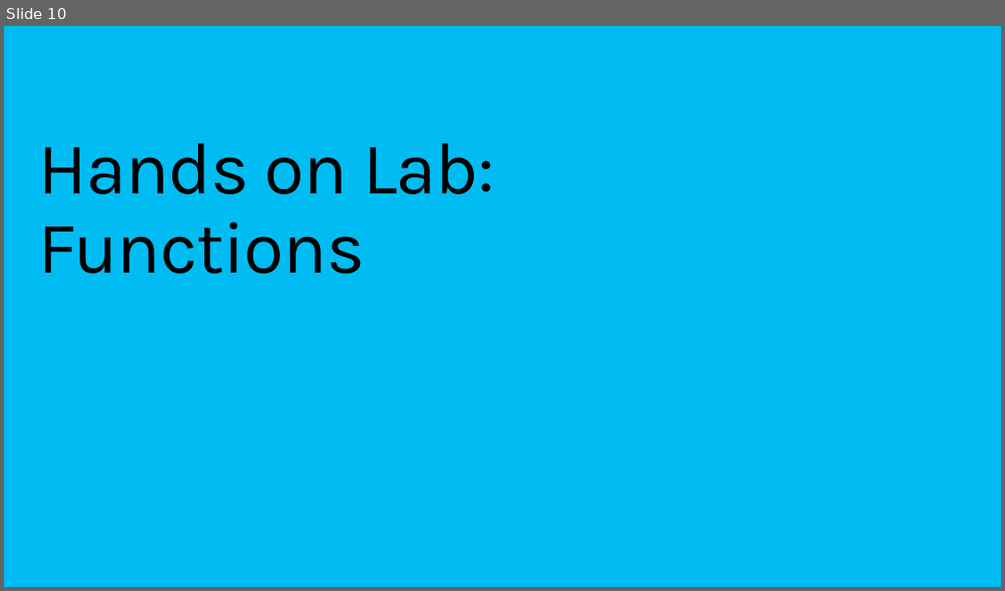
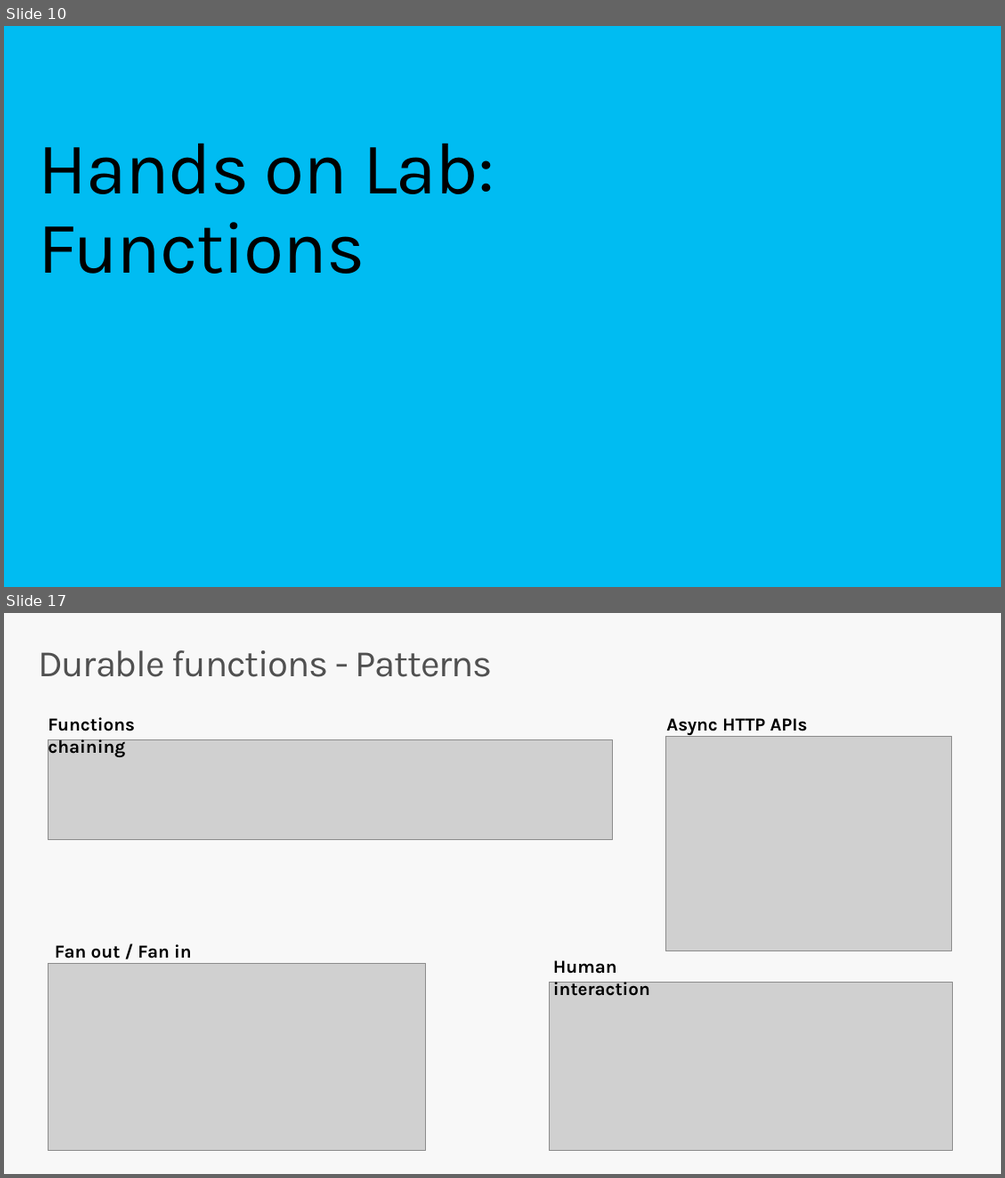
Before and after one commit to codingwithsasquatch/serverless_ninjas_workshop, a slide deck: 2-Functions_Overview/Serverless_Workshop-Functions_Overview.pptx. Shown one above the other, each under a label of ours: slide 10 before the commit, slides 10 and 17 after it; the slides between them are not shown. The pictures are 1005x591 and 1005x1178 pixels, drawn with LibreOffice and Linux fonts; fonts in the diff are those of the drawing; grey boxes stand for pictures. Boxes give left, top, right and bottom in pixels: in the first picture for what was removed or moved away, otherwise in the second. Text is boxed around its words. In the diff, an @@ line names an element or a change of style, - is before the commit and + after.

```diff
--- a/2-Functions_Overview/Serverless_Workshop-Functions_Overview.pptx
+++ b/2-Functions_Overview/Serverless_Workshop-Functions_Overview.pptx
@@ slide 17 added at box(4, 613, 1001, 1174), background #F8F8F8 @@
@@ title added at box(38, 650, 493, 677), 36 pt, text #505050 @@
+Durable functions - Patterns
@@ text added at box(48, 717, 135, 758), 17.6 pt, text #000000, bold @@
+Functions chaining
@@ text added at box(666, 718, 808, 735), 17.6 pt, text #000000, bold @@
+Async HTTP APIs
@@ picture added at box(48, 739, 613, 840) @@
@@ picture added at box(666, 737, 952, 952) @@
@@ text added at box(55, 944, 192, 958), 17.6 pt, text #000000, bold @@
+Fan out / Fan in
@@ picture added at box(48, 963, 425, 1150) @@
@@ picture added at box(550, 981, 952, 1151) @@
@@ text added at box(553, 960, 650, 996), 17.6 pt, text #000000, bold @@
+Human interaction
```
Also in this commit, not shown: 4 slides changed, 1 other slide added, 2 other files.
